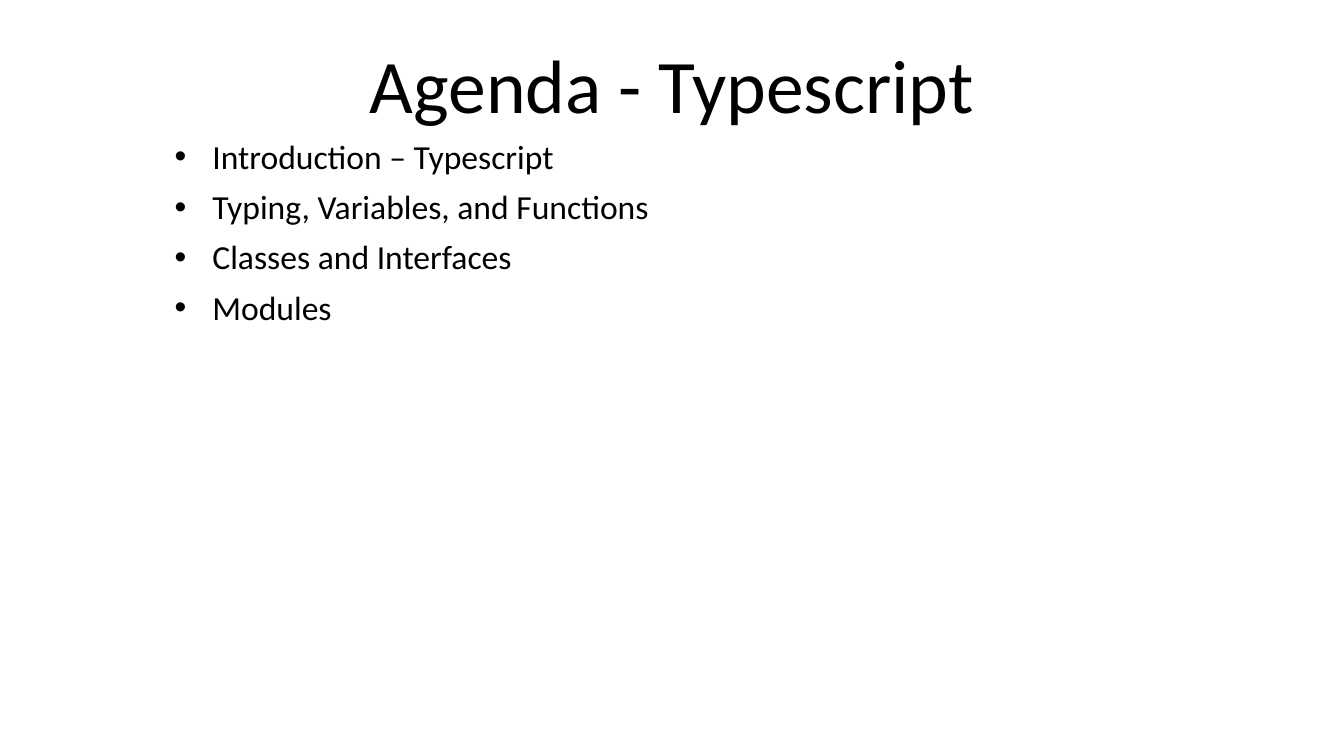
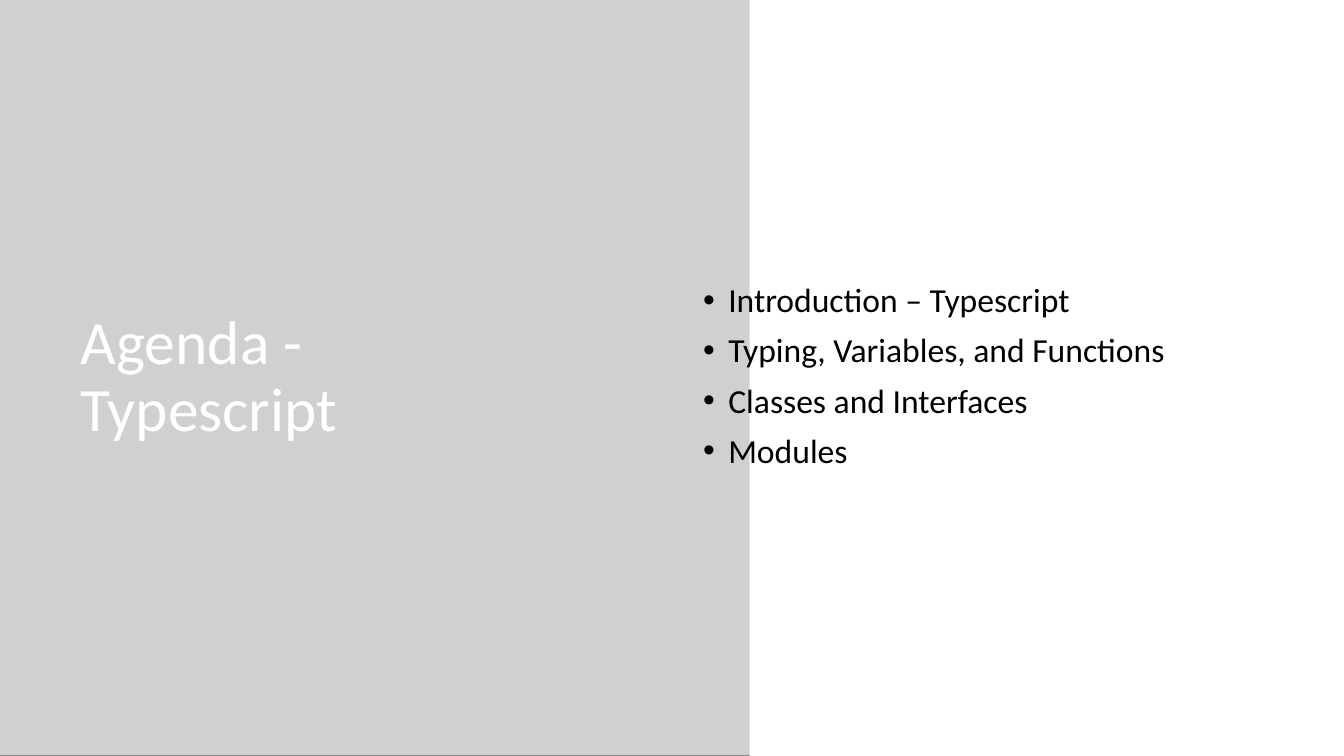
Before and after one commit to kontacthimanshu/angular-fundamentals, a slide deck: slide 2 of PPTs/00-Introduction.pptx. Drawn at 1344x756 pixels with LibreOffice and Linux fonts; fonts in the diff are those of the drawing; grey boxes stand for pictures. Boxes give left, top, right and bottom in pixels: in the first picture for what was removed or moved away, otherwise in the second. Text is boxed around its words. In the diff, an @@ line names an element or a change of style, - is before the commit and + after.

```diff
--- a/PPTs/00-Introduction.pptx
+++ b/PPTs/00-Introduction.pptx
@@ background #FFFFFF to #000000 @@
@@ rectangle added at (x1=0, y1=0, x2=1203, y2=756), fill gradient #3965B5 to #11151A @@
@@ picture added at (x1=0, y1=0, x2=833, y2=756) @@
@@ rectangle added at (x1=750, y1=0, x2=1344, y2=756), fill #FFFFFF @@
@@ subtitle "Introduction – Typescript" moved from (x1=212, y1=145, x2=648, y2=321) to (x1=728, y1=284, x2=1164, y2=471) @@
@@ subtitle "Introduction – Typescript" at (x1=728, y1=284, x2=1164, y2=471): indent changed; vertical alignment top to middle @@
@@ title "Agenda - Typescript" moved from (x1=370, y1=60, x2=974, y2=126) to (x1=81, y1=322, x2=337, y2=441) @@
@@ title "Agenda - Typescript" at (x1=81, y1=322, x2=337, y2=441): size 54 to 44 pt, text colour #000000 to #FFFFFF; alignment centre to left; vertical alignment bottom to middle @@
```
Also in this commit, not shown: 3 other slides changed, 15 other files.
